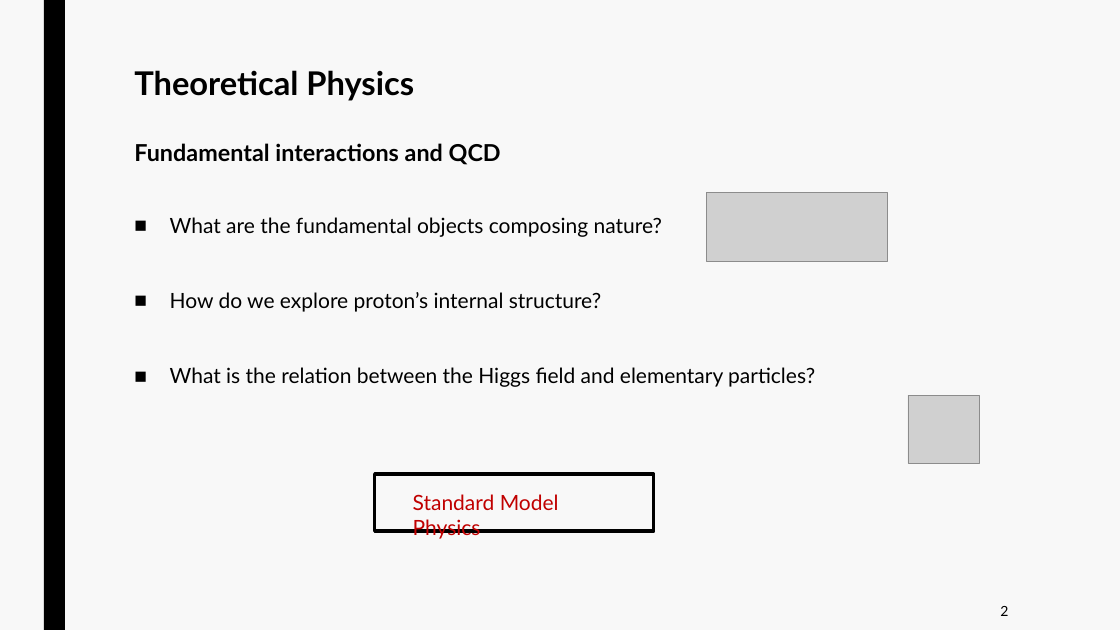
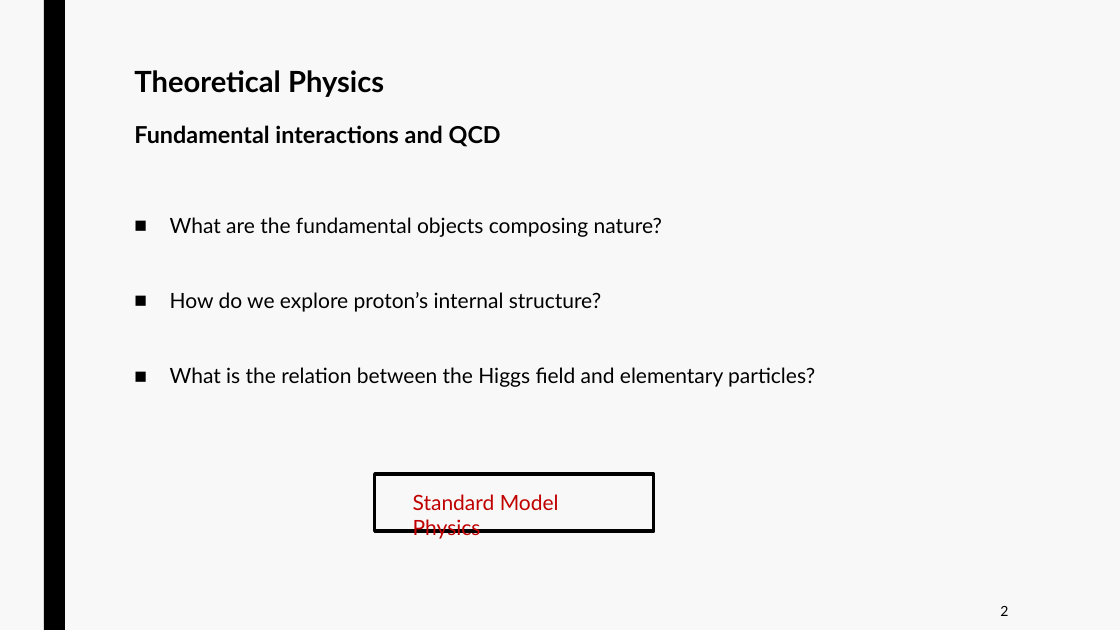
Before and after one commit to jurtasun/presentations, a slide deck: slide 3 of 202306_CRG_Postdoc/230623_GRG_Postdoc.ppt. Drawn at 1120x630 pixels with LibreOffice and Linux fonts; fonts in the diff are those of the drawing; grey boxes stand for pictures. Boxes give left, top, right and bottom in pixels: in the first picture for what was removed or moved away, otherwise in the second. Text is boxed around its words. In the diff, an @@ line names an element or a change of style, - is before the commit and + after.

```diff
--- a/202306_CRG_Postdoc/230623_GRG_Postdoc.ppt
+++ b/202306_CRG_Postdoc/230623_GRG_Postdoc.ppt
@@ title "Theoretical Physics Fundamental interactions and ..." at box(134, 70, 501, 147): size 28 to 25 pt in "Theoretical Physics" @@
@@ picture removed at box(707, 192, 888, 261) @@
@@ picture removed at box(908, 395, 980, 464) @@
```
Also in this commit, not shown: 4 other slides changed, 2 slides removed, 2 other files.
